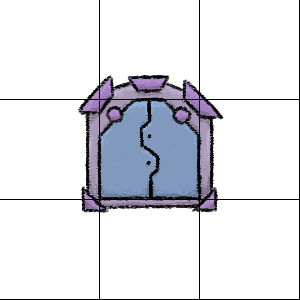
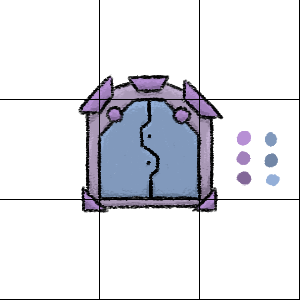
Comparing the layer stacks of the two 300 x 300 images. Changes:
showed "Colors", painted on it over [236,130,281,187]
